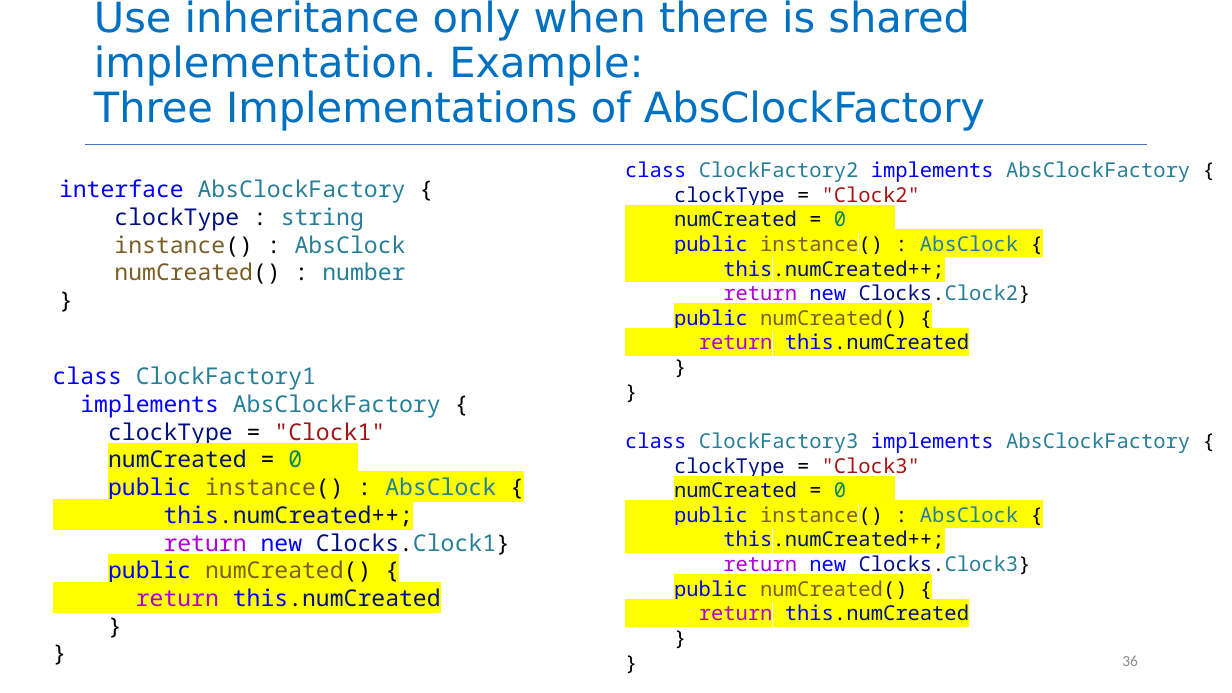
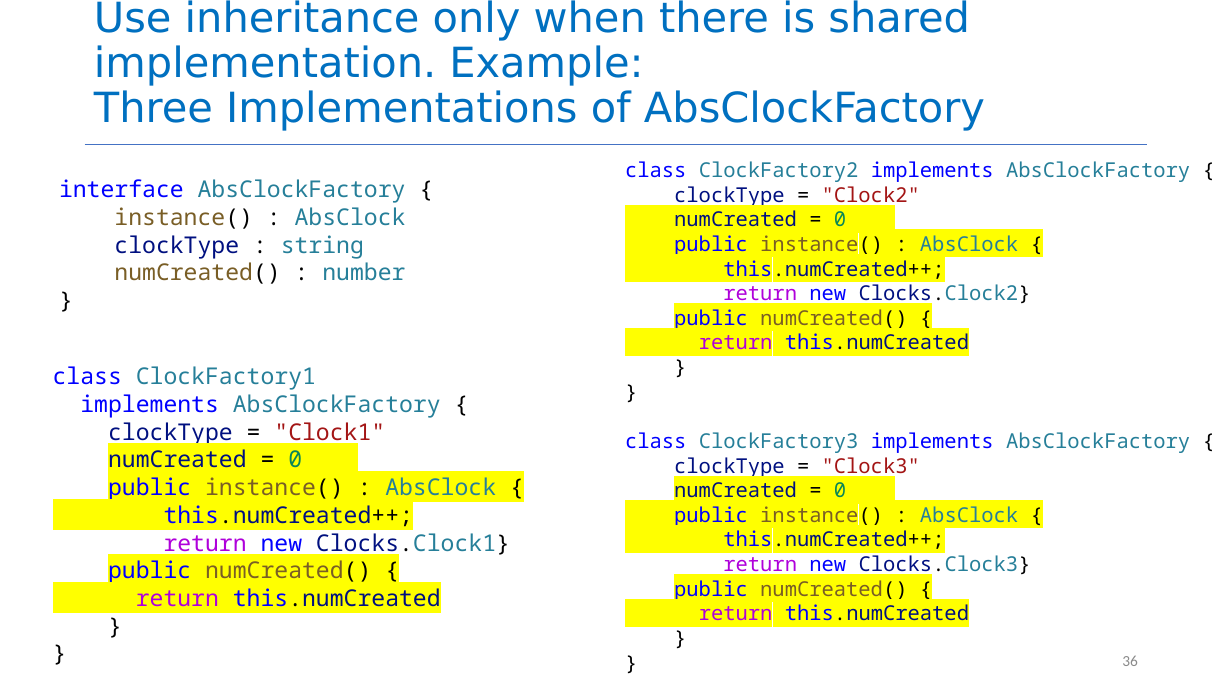
Before and after one commit to neu-se/CS4530-Spring-2022, a slide deck: slide 36 of Slides/Lesson 1.3 Object-Oriented Principles.pptx. Drawn at 1232x693 pixels with LibreOffice and Linux fonts; fonts in the diff are those of the drawing. Boxes give left, top, right and bottom in pixels: in the first picture for what was removed or moved away, otherwise in the second. Text is boxed around its words. In the diff, an @@ line names an element or a change of style, - is before the commit and + after.

```diff
--- a/Slides/Lesson 1.3 Object-Oriented Principles.pptx
+++ b/Slides/Lesson 1.3 Object-Oriented Principles.pptx
@@ text at bbox=[114, 207, 406, 229]: paragraph added @@
+instance() : AbsClock
@@ text at bbox=[114, 235, 406, 257]: paragraph removed @@
-instance() : AbsClock
```
Also in this commit, not shown: 1 other slide changed, 2 other files.
